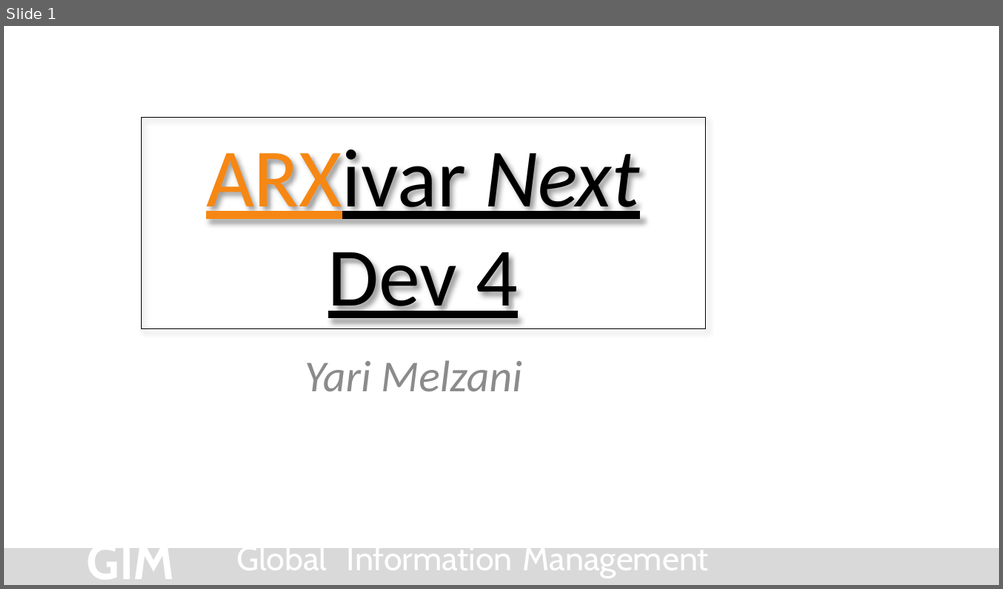
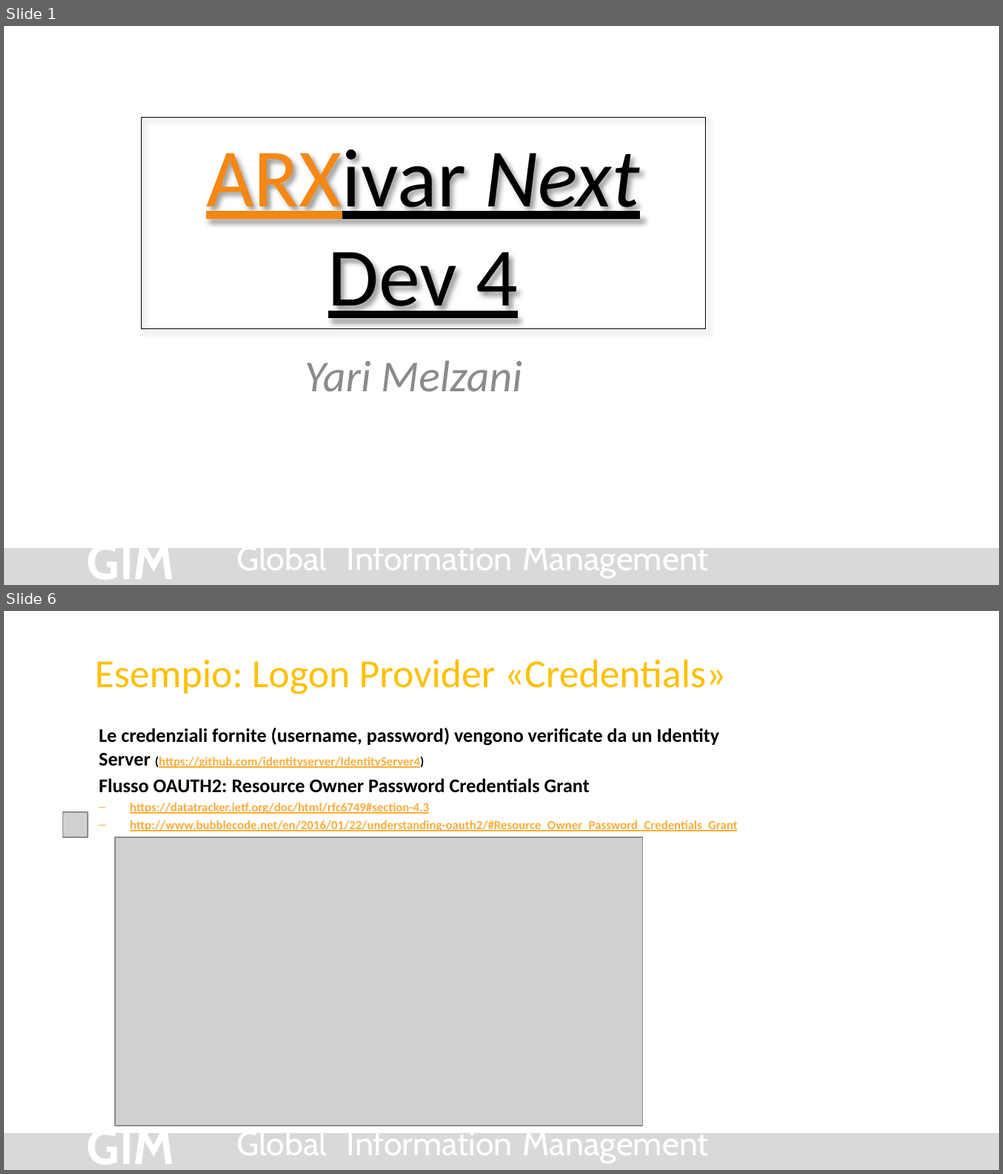
Before and after one commit to Arxivar/Arxivar-Next-Dev-4, a slide deck: doc/ARXDev4.pptx. Shown one above the other, each under a label of ours: slide 1 before the commit, slides 1 and 6 after it; the slides between them are not shown. The pictures are 1003x589 and 1003x1174 pixels, drawn with LibreOffice and Linux fonts; fonts in the diff are those of the drawing; grey boxes stand for pictures; background and template pictures are left out. Boxes give left, top, right and bottom in pixels: in the first picture for what was removed or moved away, otherwise in the second. Text is boxed around its words. In the diff, an @@ line names an element or a change of style, - is before the commit and + after.

```diff
--- a/doc/ARXDev4.pptx
+++ b/doc/ARXDev4.pptx
@@ slide 6 added at (4,611,999,1170), background #FFFFFF; not listed: 5 template elements that a slide beside it also shows @@
@@ title added at (95,659,726,695), 28.8 pt, text #FFC000 @@
+Esempio: Logon Provider «Credentials»
@@ text added at (99,727,737,832), 9 pt, text #FCAE3B, bold, underline @@
+  Le credenziali fornite (username, password) vengono verificate da un Identity Server (https://github.com/identityserver/IdentityServer4)
+  Flusso OAUTH2: Resource Owner Password Credentials Grant
+  – https://datatracker.ietf.org/doc/html/rfc6749#section-4.3
+  – http://www.bubblecode.net/en/2016/01/22/understanding-oauth2/#Resource_Owner_Password_Credentials_Grant
@@ picture added at (62,813,88,837) @@
@@ picture added at (116,837,643,1126) @@
```
Also in this commit, not shown: 3 slides changed, 2 other slides added, 1 slide removed.
